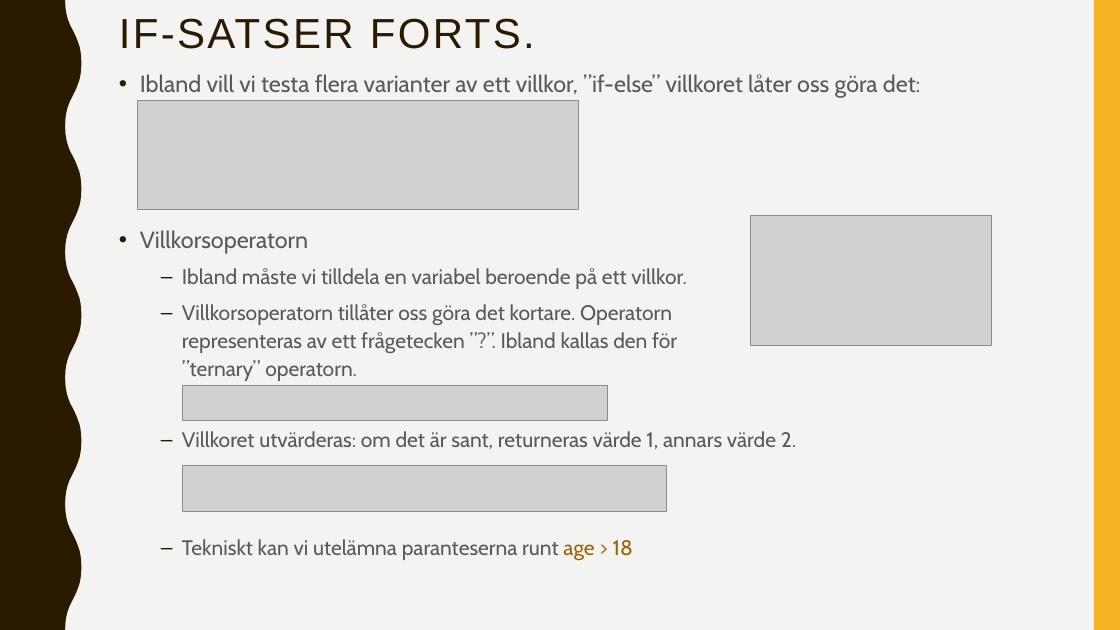
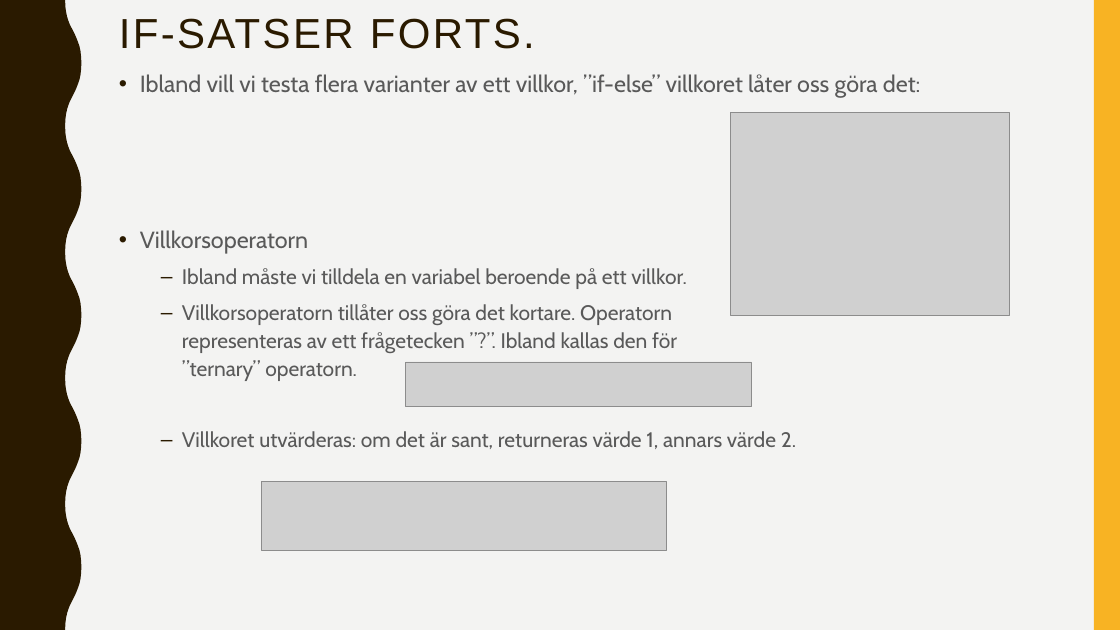
Before and after one commit to abbindustrigymnasium/hitachigymnasiet-250s-programmingexercises-programmering1-2025, a slide deck: slide 9 of C++/C++.pptx. Drawn at 1120x630 pixels with LibreOffice and Linux fonts; fonts in the diff are those of the drawing; grey boxes stand for pictures. Boxes give left, top, right and bottom in pixels: in the first picture for what was removed or moved away, otherwise in the second. Text is boxed around its words. In the diff, an @@ line names an element or a change of style, - is before the commit and + after.

```diff
--- a/C++/C++.pptx
+++ b/C++/C++.pptx
@@ picture removed at bbox=[137, 101, 578, 210] @@
@@ picture added at bbox=[731, 113, 1010, 315] @@
@@ picture removed at bbox=[750, 216, 992, 346] @@
@@ picture removed at bbox=[182, 386, 607, 421] @@
@@ picture added at bbox=[406, 362, 752, 407] @@
@@ picture removed at bbox=[182, 466, 666, 512] @@
@@ picture added at bbox=[261, 481, 666, 550] @@
@@ text at bbox=[182, 539, 633, 561]: paragraph removed @@
-  – Tekniskt kan vi utelämna paranteserna runt age > 18
```
Also in this commit, not shown: 11 other slides changed, 3 slides added, 3 slides removed, 1 other file.
